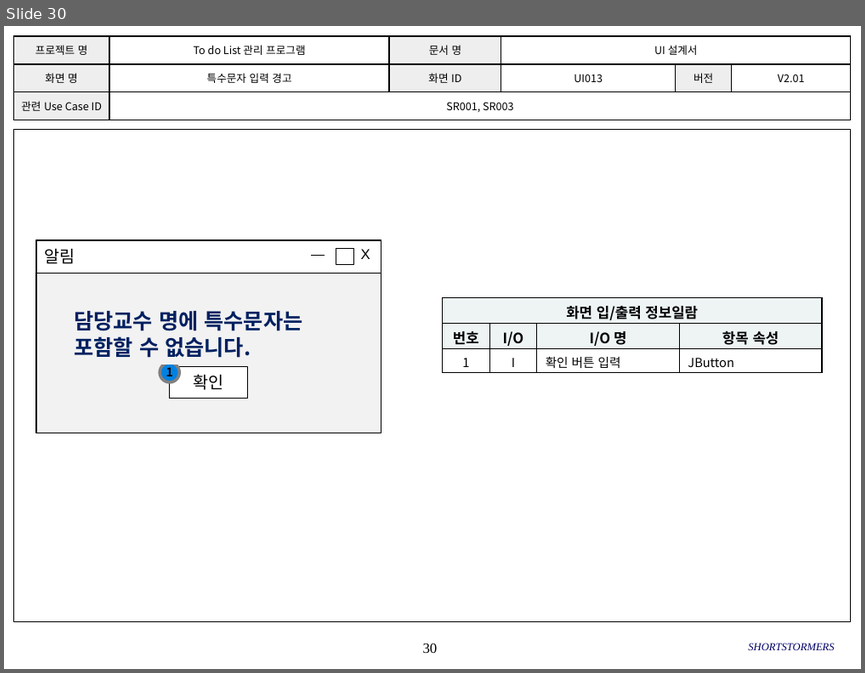
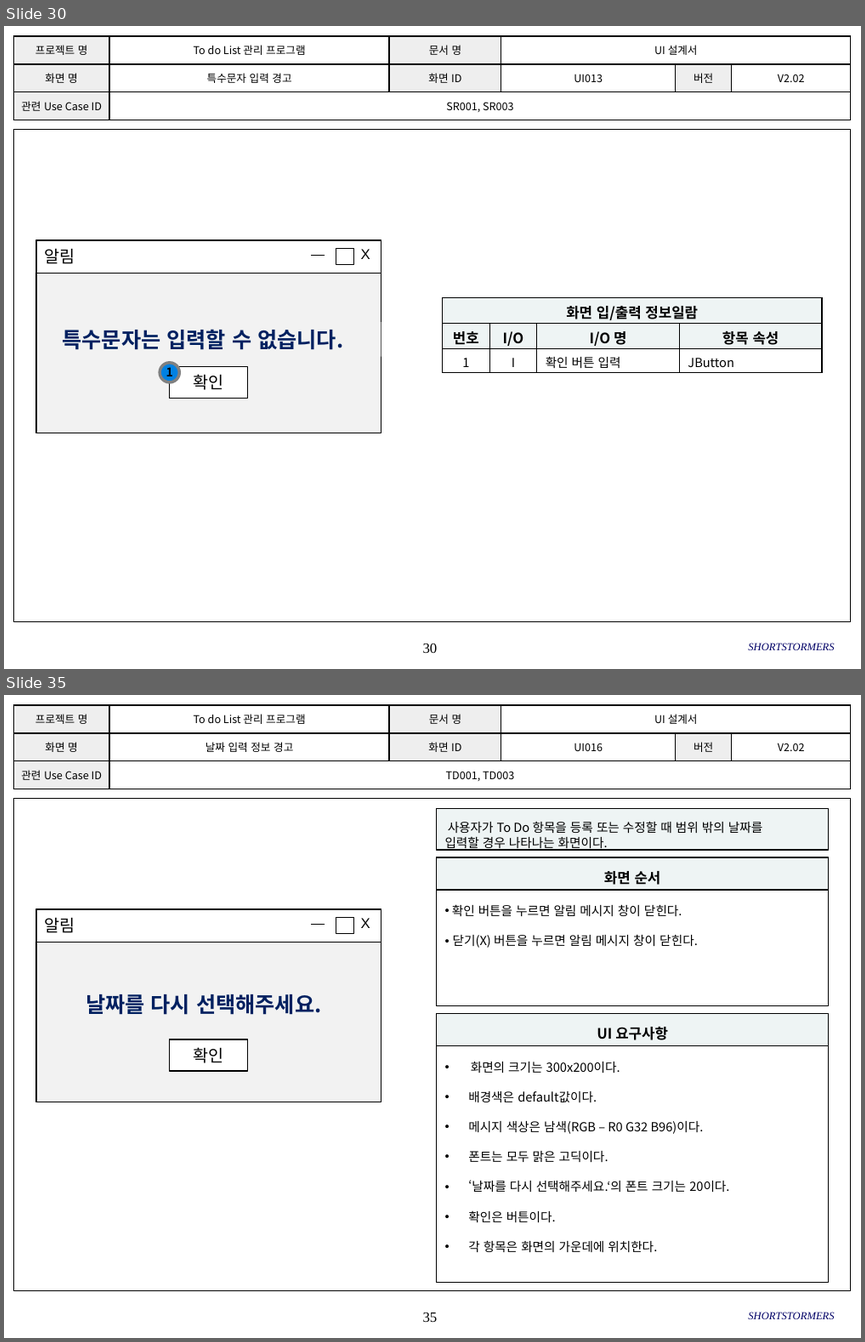
Before and after one commit to SMU-SE-Admin/18-1_7_SHORTSTORMERS_Doc, a slide deck: 03 설계/UI 설계서_7_SHORTSTORMERS.pptx. Shown one above the other, each under a label of ours: slide 30 before the commit, slides 30 and 35 after it; the slides between them are not shown. The pictures are 865x673 and 865x1342 pixels, drawn with LibreOffice and Linux fonts; fonts in the diff are those of the drawing; background and template pictures are left out. Boxes give left, top, right and bottom in pixels: in the first picture for what was removed or moved away, otherwise in the second. Text is boxed around its words. In the diff, an @@ line names an element or a change of style, - is before the commit and + after.

Commit message:
#1105 UI설계서 수정 및 등록
알림 메시지 추가에 따른 수정 및 등록 V2.02

```diff
--- a/03 설계/UI 설계서_7_SHORTSTORMERS.pptx
+++ b/03 설계/UI 설계서_7_SHORTSTORMERS.pptx
@@ slide 35 added at (4, 695, 861, 1338), background #FFFFFF; not listed: 2 template elements that a slide beside it also shows @@
@@ table added at (13, 705, 850, 789), 3 rows, 6 columns @@
+프로젝트 명 | To do List 관리 프로그램 | 문서 명 | UI 설계서 |  | 
+화면 명 | 날짜 입력 정보 경고 | 화면 ID | UI016 | 버전 | V2.02
+관련 Use Case ID | TD001, TD003 |  |  |  | 
@@ rectangle added at (437, 808, 829, 849), fill #EEF4F4, outline #000000 1 pt, 10.5 pt, text #000000 @@
+사용자가 To Do 항목을 등록 또는 수정할 때 범위 밖의 날짜를
+입력할 경우 나타나는 화면이다.
@@ rectangle added at (437, 857, 829, 890), fill #EEF4F4, outline #000000 1 pt, 12 pt, text #000000, bold @@
+화면 순서
@@ rectangle added at (437, 890, 829, 1005), fill #FFFFFF, outline #000000 1 pt, 10.5 pt, text #000000 @@
+• 확인 버튼을 누르면 알림 메시지 창이 닫힌다.
+• 닫기(X) 버튼을 누르면 알림 메시지 창이 닫힌다.
@@ rectangle added at (437, 1013, 829, 1045), fill #EEF4F4, outline #000000 1 pt, 12 pt, text #000000, bold @@
+UI 요구사항
@@ group added at (36, 909, 381, 1102): 4 rectangles, 2 texts, 1 line @@
+날짜를 다시 선택해주세요.
+알림
+X
+확인
@@ rectangle added at (437, 1045, 829, 1281), fill #FFFFFF, outline #000000 1 pt, 10.5 pt, text #000000 @@
+• 화면의 크기는 300x200이다.
+• 배경색은 default값이다.
+• 메시지 색상은 남색(RGB – R0 G32 B96)이다.
+• 폰트는 모두 맑은 고딕이다.
+• ‘날짜를 다시 선택해주세요.‘의 폰트 크기는 20이다.
+• 확인은 버튼이다.
+• 각 항목은 화면의 가운데에 위치한다.
@@ text added at (748, 1311, 834, 1319), 9 pt, text #000066, italic @@
+SHORTSTORMERS
@@ slide 30 changed as well @@
@@ table at (13, 36, 850, 120) @@
-row 2, column 6: V2.01
+row 2, column 6: V2.02
@@ text at (62, 329, 343, 350): text changed @@
-담당교수 명에 특수문자는
-포함할 수 없습니다.
+특수문자는 입력할 수 없습니다.
```
Also in this commit, not shown: 26 other slides changed, 7 other slides added.
